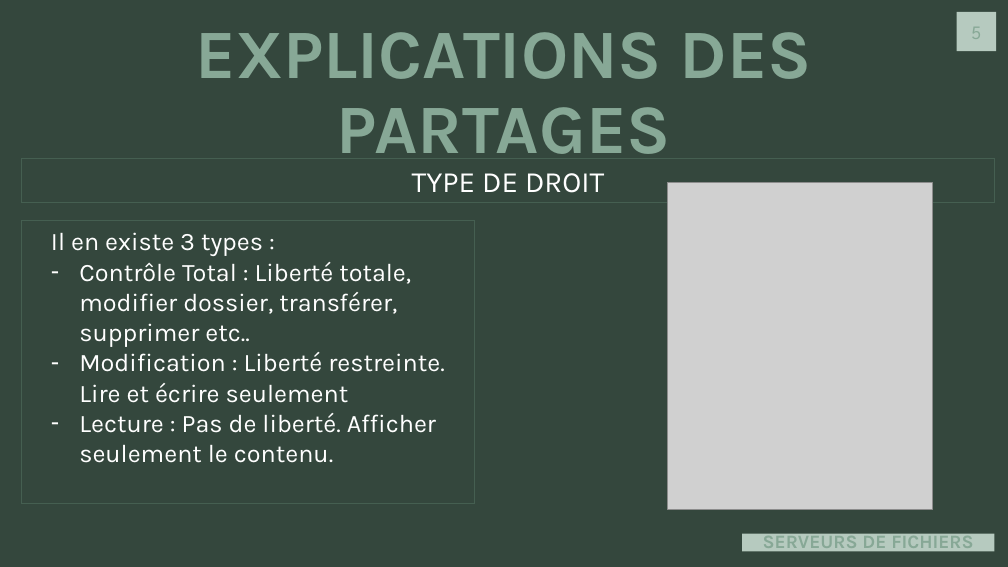
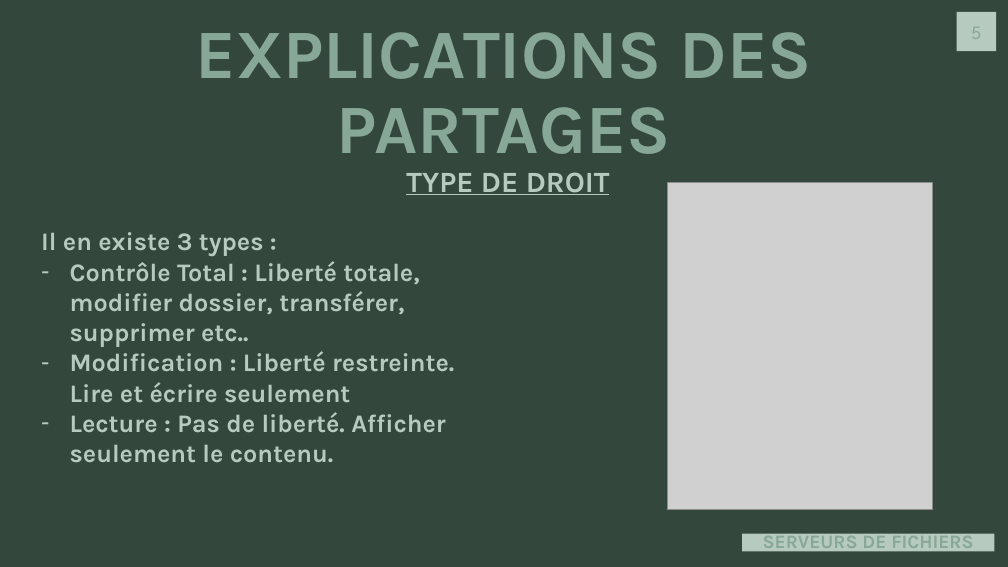
Before and after one commit to J0rg321/Serveur_Fichiers_ICT-123, a slide deck: slide 5 of SERVEUR ET FICHIERS D’IMPRESSION.pptx. Drawn at 1008x567 pixels with LibreOffice and Linux fonts; fonts in the diff are those of the drawing; grey boxes stand for pictures. Boxes give left, top, right and bottom in pixels: in the first picture for what was removed or moved away, otherwise in the second. Text is boxed around its words. In the diff, an @@ line names an element or a change of style, - is before the commit and + after.

```diff
--- a/SERVEUR ET FICHIERS D’IMPRESSION.pptx
+++ b/SERVEUR ET FICHIERS D’IMPRESSION.pptx
@@ text "TYPE DE DROIT": place and size @@
-text "TYPE DE DROIT" at box(22, 159, 994, 202)
+text "TYPE DE DROIT" at box(406, 172, 610, 195)
@@ text "TYPE DE DROIT" at box(406, 172, 610, 195): text colour #FFFFFF to #B6CABF, bold on, underline on; outline #455F51 0.75 pt to none @@
@@ text "Il en existe 3 types ...": place and size @@
-text "Il en existe 3 types ..." at box(22, 221, 474, 504)
+text "Il en existe 3 types ..." at box(41, 232, 454, 462)
@@ text "Il en existe 3 types ..." at box(41, 232, 454, 462): text colour #FFFFFF to #B6CABF, bold on; outline #455F51 0.75 pt to none @@
```
Also in this commit, not shown: 6 other slides changed.
